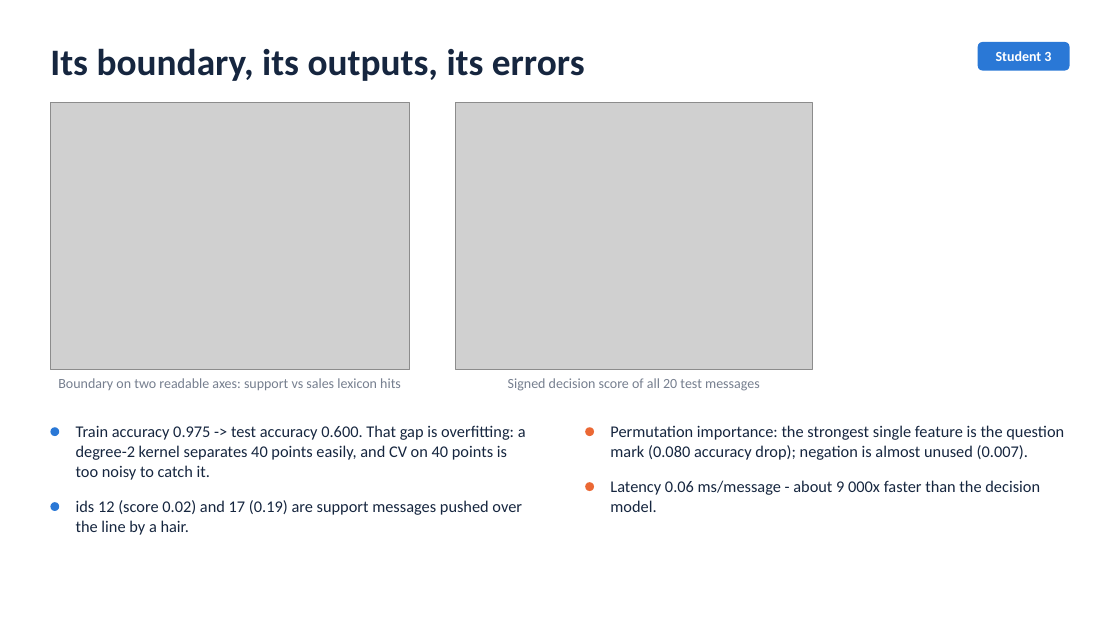
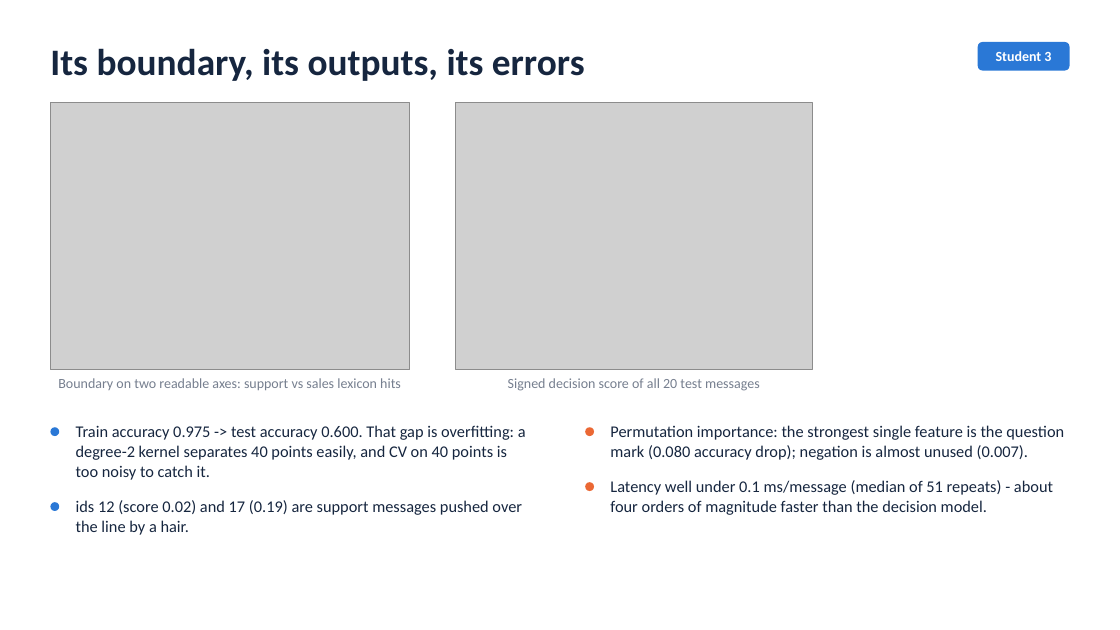
Before and after one commit to Mustafa-elsherif/kio-intent-router, a slide deck: slide 8 of KIO_Routing_Presentation.pptx. Drawn at 1120x630 pixels with LibreOffice and Linux fonts; fonts in the diff are those of the drawing; grey boxes stand for pictures. Boxes give left, top, right and bottom in pixels: in the first picture for what was removed or moved away, otherwise in the second. Text is boxed around its words. In the diff, an @@ line names an element or a change of style, - is before the commit and + after.

```diff
--- a/KIO_Routing_Presentation.pptx
+++ b/KIO_Routing_Presentation.pptx
@@ text at (610,480,1053,515): text changed @@
-Latency 0.06 ms/message - about 9 000x faster than the decision
-model.
+Latency well under 0.1 ms/message (median of 51 repeats) - about
+four orders of magnitude faster than the decision model.
```
Also in this commit, not shown: 1 other slide changed, 8 other files.
